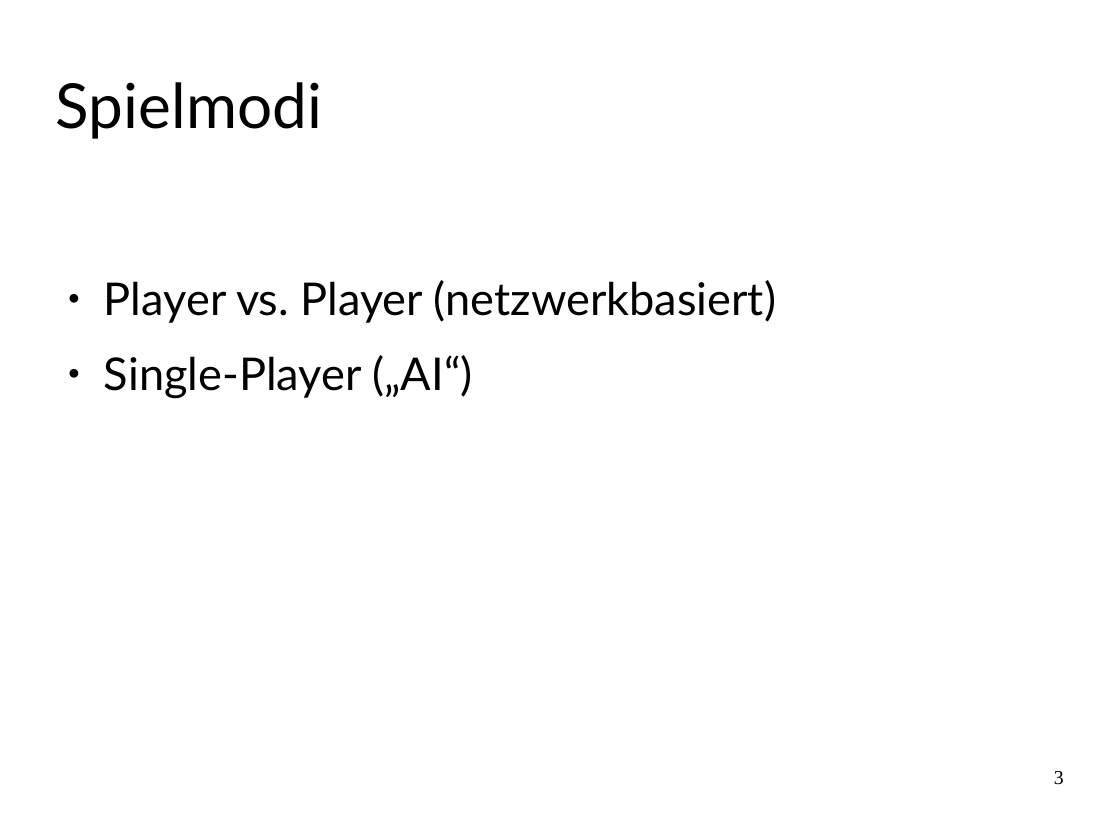
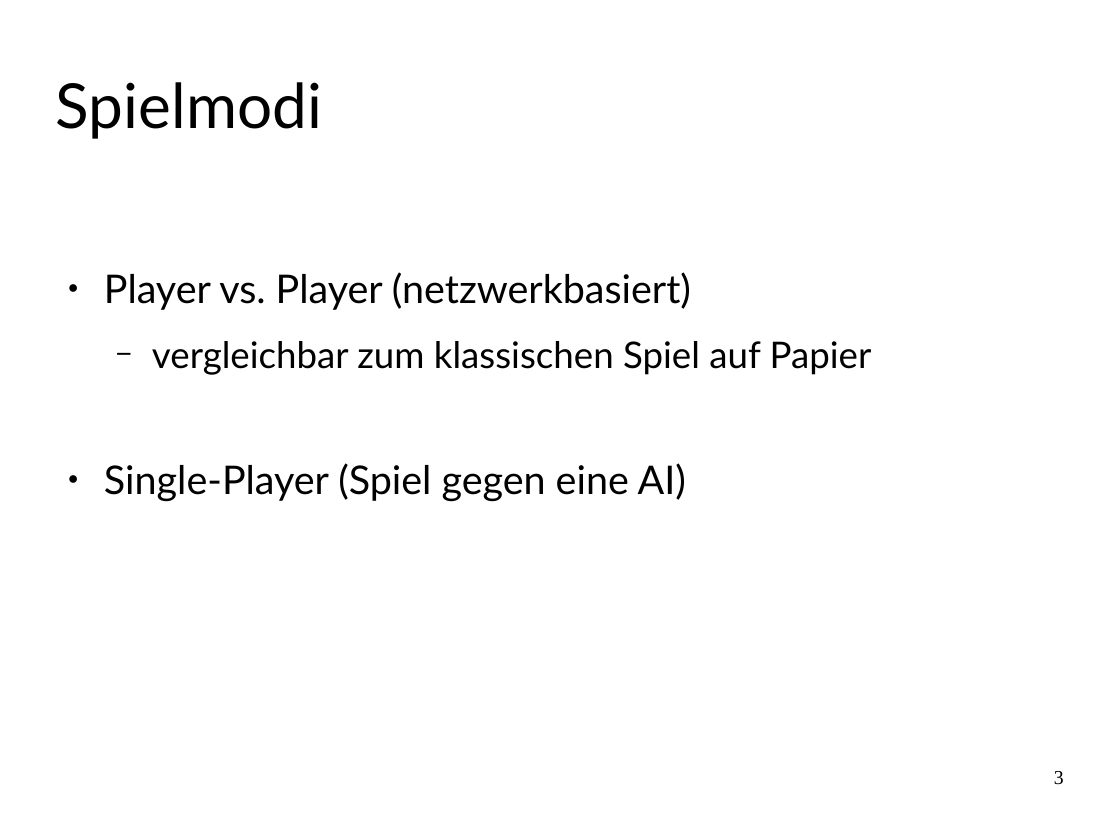
Before and after one commit to FamkeLamberti/battleship-presentation, a slide deck: slide 3 of Abschlusspraesentation_SchiffeVersenken.odp. Drawn at 1120x840 pixels with LibreOffice and Linux fonts; fonts in the diff are those of the drawing. Boxes give left, top, right and bottom in pixels: in the first picture for what was removed or moved away, otherwise in the second. Text is boxed around its words. In the diff, an @@ line names an element or a change of style, - is before the commit and + after.

```diff
--- a/Abschlusspraesentation_SchiffeVersenken.odp
+++ b/Abschlusspraesentation_SchiffeVersenken.odp
@@ text at (104,272,691,310): size 32 to 28 pt in "Player vs. Player (netzwerkbasiert)" @@
@@ text at (104,341,872,501): text changed; size 32 to 26 pt @@
-● Single-Player („AI“)
+  − vergleichbar zum klassischen Spiel auf Papier
+● Single-Player (Spiel gegen eine AI)
```
Also in this commit, not shown: 5 other slides changed, 1 slide added, 5 slides removed.
